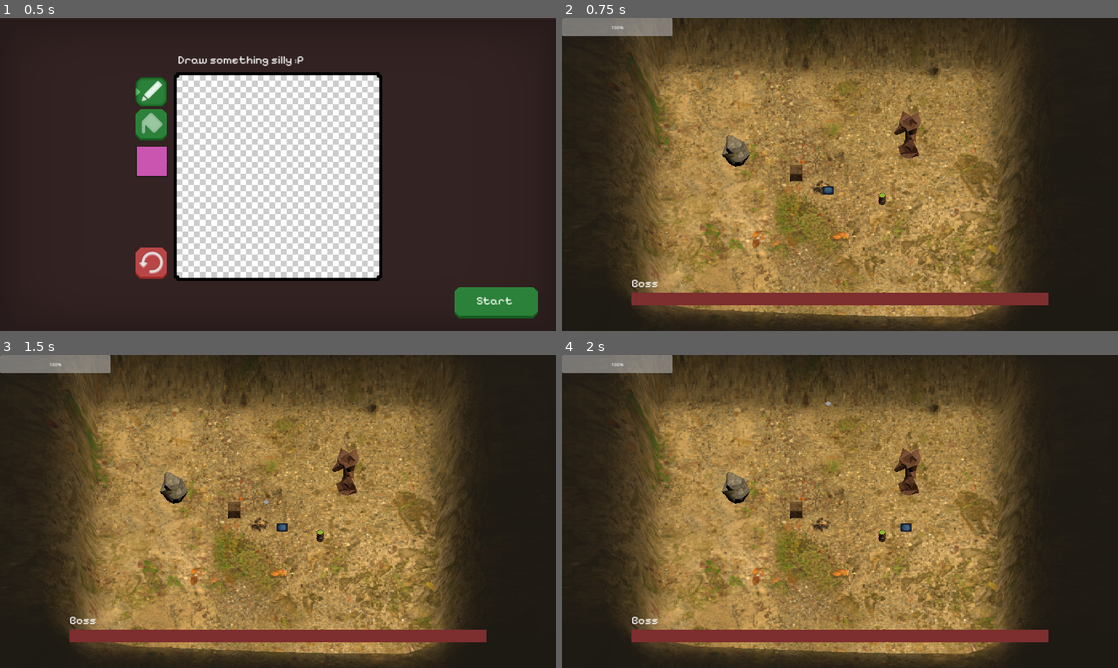
Above: before the commit, frames 1-4 (two rows, left to right).
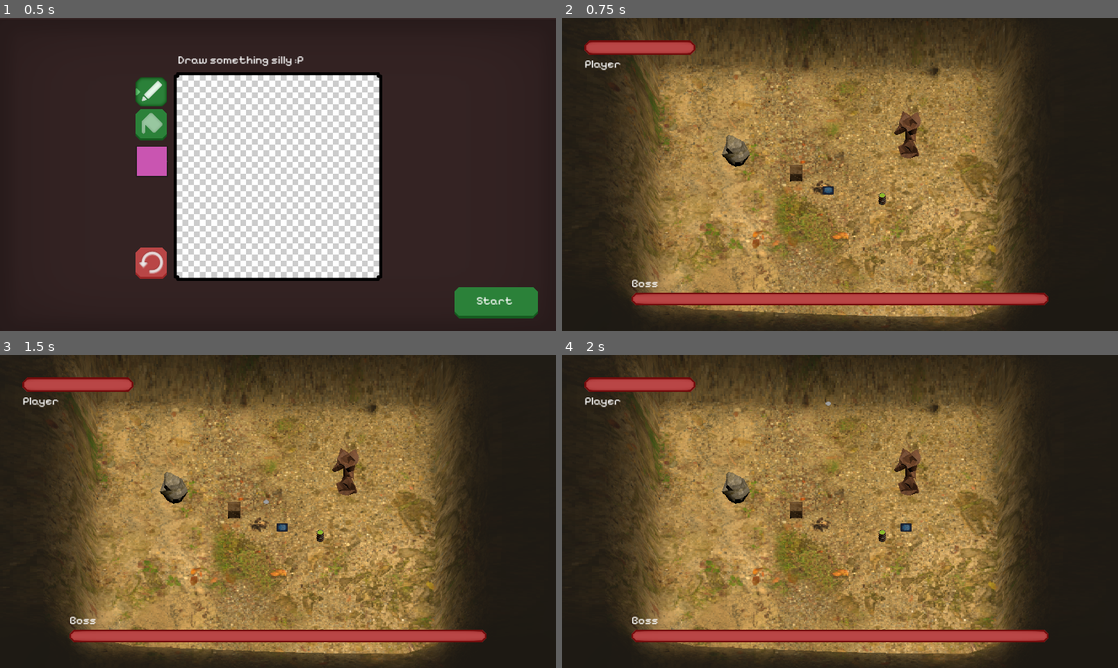
Above: after the commit, the same moments.

Repository: sticks-stuff/ggj
Game: Godot game, scene res://scenes/player_draw_pane.tscn
Two runs of this game, one before a commit and one after it. Both use one fixed random seed, a clock stepped at 60 frames per second and the inputs below.
Inputs:
- Up to frame 1 (0.5 s): no input
- Up to frame 2 (0.75 s): click "Start" at 0.5 s
- Up to frame 3 (1.5 s): tap Enter at 1.25 s; hold D (right) from 1.28 s (still down); hold Space (fire) from 1.28 s (still down)
- Up to frame 4 (2 s): keep holding D (right); keep holding Space (fire)

Frame 1 is identical in both runs. In frame 2, 5.1% of the frame differs, in the area x 0-88%, y 0-92%; in frame 3, 5.1%; in frame 4, 5.1%.

Commit message:
Add HP bar sprites

Diff:
--- a/ui/hud.tscn
+++ b/ui/hud.tscn
@@ -1,9 +1,11 @@
-[gd_scene load_steps=6 format=3 uid="uid://bodxjehc5kt8l"]
+[gd_scene load_steps=8 format=3 uid="uid://bodxjehc5kt8l"]
 
 [ext_resource type="Script" path="res://ui/hud.gd" id="1_0tpmo"]
-[ext_resource type="Texture2D" uid="uid://cnxlhwqosx6gb" path="res://ui_WhiteSquare.png" id="2_oa36p"]
+[ext_resource type="Texture2D" uid="uid://dh6frajvsh3kt" path="res://sprites/ui_healthbar_under.png" id="2_scpm8"]
 [ext_resource type="Texture2D" uid="uid://c2fgwrb7pyjp8" path="res://sprites/ui_innershadow.png" id="2_vn5l6"]
+[ext_resource type="Texture2D" uid="uid://bw5e8xwt47it1" path="res://sprites/ui_healthbar_border.png" id="3_diioi"]
 [ext_resource type="FontFile" uid="uid://dquaatdvcdp6o" path="res://fonts/PixelifySans-VariableFont_wght.ttf" id="3_nm686"]
+[ext_resource type="Texture2D" uid="uid://cd37g464hv3pr" path="res://sprites/ui_healthbar_fill.png" id="3_xew32"]
 [ext_resource type="PackedScene" uid="uid://dapqkgg0f682p" path="res://ui/button_standard.tscn" id="4_0yu2s"]
 
 [node name="HUD" type="Control" node_paths=PackedStringArray("healthbar", "boss_healthbar")]
@@ -17,11 +19,40 @@
 healthbar = NodePath("PlayerHealthBar")
 boss_healthbar = NodePath("BossHealthBar")
 
-[node name="PlayerHealthBar" type="ProgressBar" parent="."]
+[node name="PlayerHealthBar" type="TextureProgressBar" parent="."]
 layout_mode = 0
-offset_right = 382.0
-offset_bottom = 63.0
+offset_left = 78.0
+offset_top = 78.0
+offset_right = 460.0
+offset_bottom = 127.0
 max_value = 3.0
+nine_patch_stretch = true
+stretch_margin_left = 16
+stretch_margin_top = 16
+stretch_margin_right = 16
+stretch_margin_bottom = 16
+texture_under = ExtResource("2_scpm8")
+texture_over = ExtResource("3_diioi")
+texture_progress = ExtResource("3_xew32")
+
+[node name="RichTextLabel" type="RichTextLabel" parent="PlayerHealthBar"]
+layout_mode = 1
+anchors_preset = 8
+anchor_left = 0.5
+anchor_top = 0.5
+anchor_right = 0.5
+anchor_bottom = 0.5
+offset_left = -191.0
+offset_top = 31.5
+offset_right = 505.0
+offset_bottom = 131.5
+grow_horizontal = 2
+grow_vertical = 2
+pivot_offset = Vector2(0.5, 0.5)
+theme_override_fonts/normal_font = ExtResource("3_nm686")
+theme_override_font_sizes/normal_font_size = 40
+text = "Player"
+fit_content = true
 
 [node name="BossHealthBar" type="TextureProgressBar" parent="."]
 layout_mode = 1
@@ -35,11 +66,14 @@
 offset_bottom = -88.0
 grow_horizontal = 2
 grow_vertical = 0
-value = 50.0
 nine_patch_stretch = true
-texture_under = ExtResource("2_oa36p")
-texture_progress = ExtResource("2_oa36p")
-tint_progress = Color(0.490196, 0.180392, 0.180392, 1)
+stretch_margin_left = 16
+stretch_margin_top = 16
+stretch_margin_right = 16
+stretch_margin_bottom = 16
+texture_under = ExtResource("2_scpm8")
+texture_over = ExtResource("3_diioi")
+texture_progress = ExtResource("3_xew32")
 
 [node name="RichTextLabel" type="RichTextLabel" parent="BossHealthBar"]
 layout_mode = 1
Binary file added: sprites/ui_healthbar_border.png
Not shown, added: sprites/ui_healthbar_border.png.import
Binary file added: sprites/ui_healthbar_fill.png
Not shown, added: sprites/ui_healthbar_fill.png.import
Binary file added: sprites/ui_healthbar_under.png
Not shown, added: sprites/ui_healthbar_under.png.import
